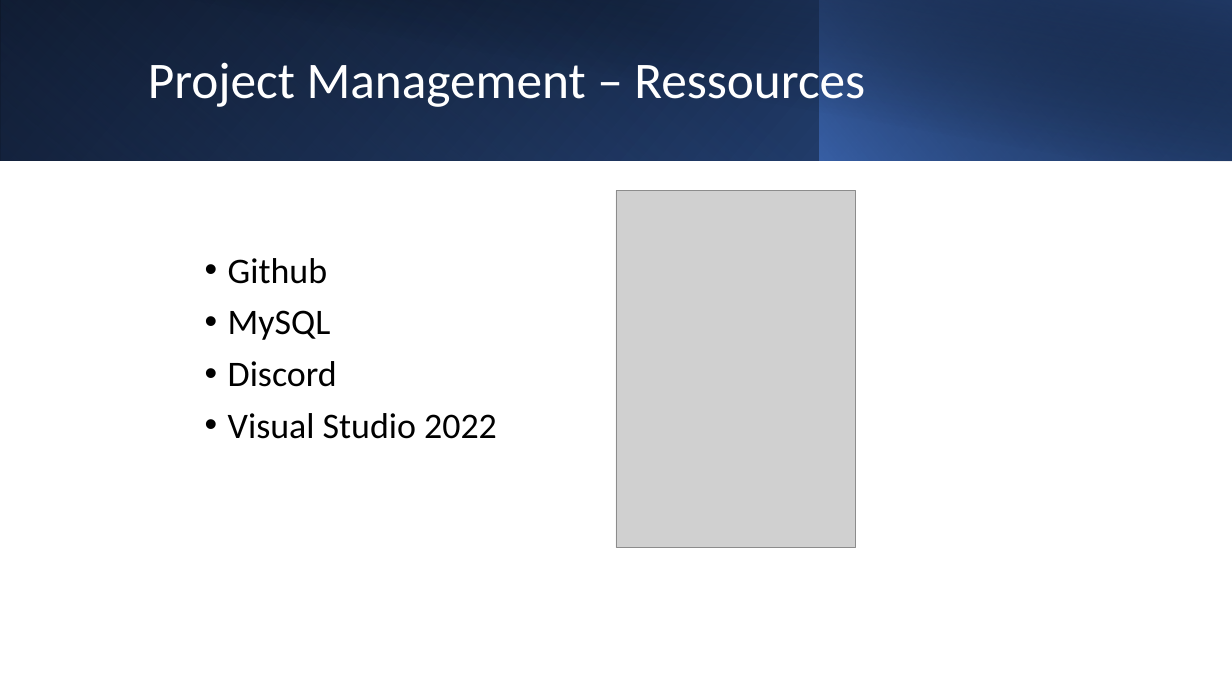
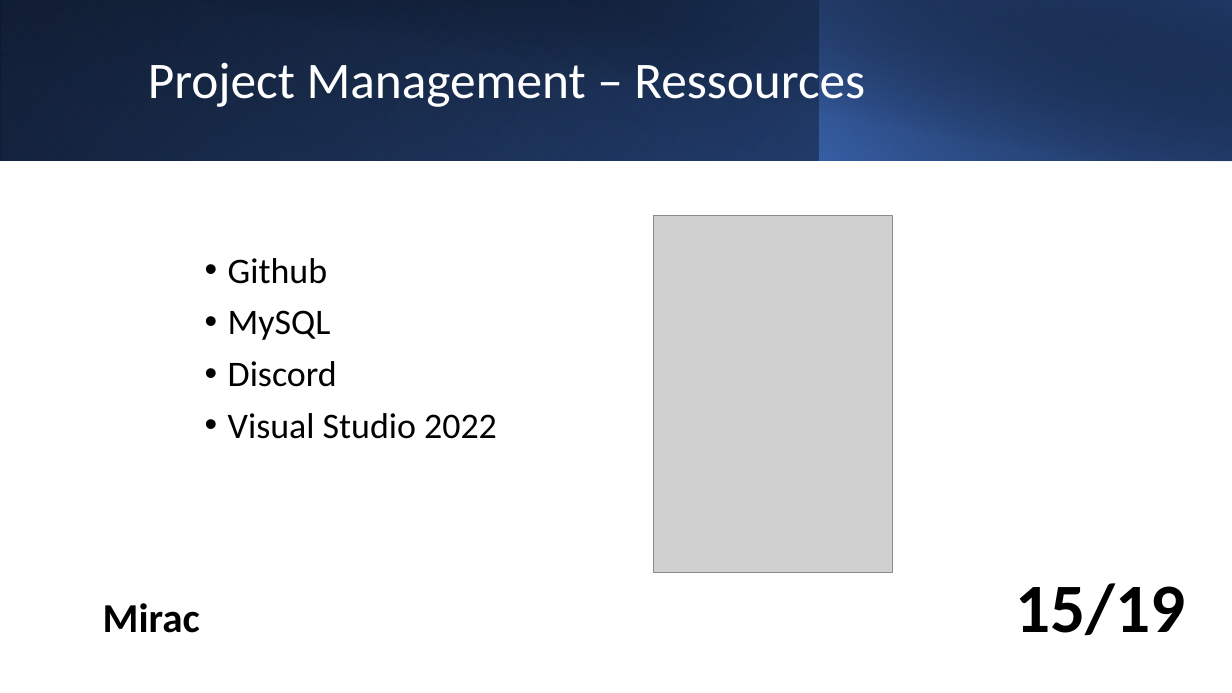
Before and after one commit to LuckyForce/ShareList, a slide deck: slide 15 of documents/T3-ShareList-Abschlusspräsentation_v1.0.pptx (slide 13 before the commit). Drawn at 1232x693 pixels with LibreOffice and Linux fonts; fonts in the diff are those of the drawing; grey boxes stand for pictures. Boxes give left, top, right and bottom in pixels: in the first picture for what was removed or moved away, otherwise in the second. Text is boxed around its words. In the diff, an @@ line names an element or a change of style, - is before the commit and + after.

```diff
--- a/documents/T3-ShareList-Abschlusspräsentation_v1.0.pptx
+++ b/documents/T3-ShareList-Abschlusspräsentation_v1.0.pptx
@@ picture moved from (x1=616, y1=190, x2=856, y2=548) to (x1=653, y1=216, x2=893, y2=574) @@
@@ text added at (x1=1016, y1=583, x2=1186, y2=635), 54 pt, text #000000, bold @@
+15/19
@@ text added at (x1=103, y1=603, x2=200, y2=633), 32 pt, text #000000, bold @@
+Mirac
```
Also in this commit, not shown: 15 other slides changed, 3 slides added, 1 other file.
